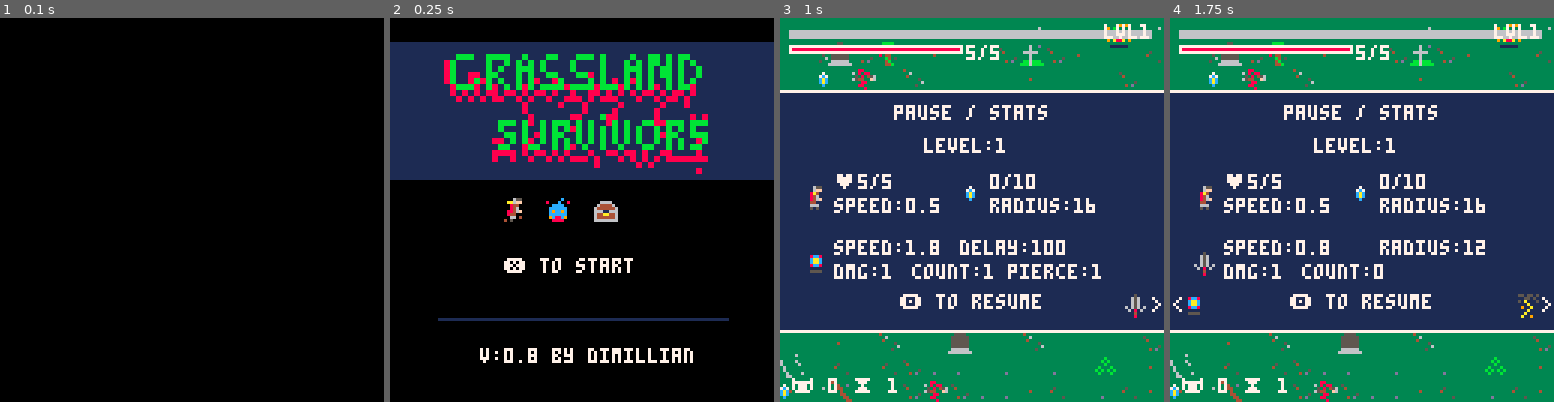
Above: before the commit, frames 1-4 (left to right).
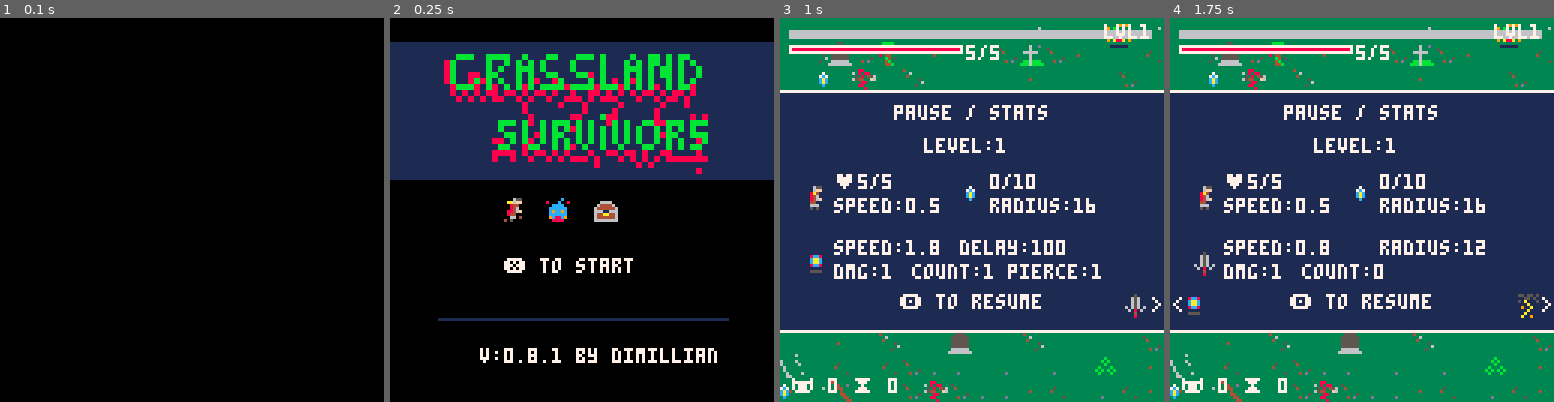
Above: after the commit, the same moments.

Repository: Dimillian/pico8-suvivor
Game: PICO-8 cartridge survivor.p8
Same seed, same stepped clock (60 frames per second), same inputs: the game is played once before the commit and once after it.
Inputs:
- Up to frame 1 (0.1 s): no input
- Up to frame 2 (0.25 s): no input
- Up to frame 3 (1 s): tap X (X key) at 0.33 s; tap O (Z key) at 0.7 s
- Up to frame 4 (1.75 s): tap X (X key) at 1.07 s; hold Right from 1.6 s (still down); tap O (Z key) at 1.7 s

Frame 1 is identical in both runs. In frame 2, 0.7% of the frame differs, in the area x 39-86%, y 85-90%; in frame 3, less than 0.1%; in frame 4, less than 0.1%.

Commit message:
Fix reset

Diff:
--- a/survivor.p8
+++ b/survivor.p8
@@ -4,7 +4,7 @@
 -- game & player
 game = {
 	name="grassland survivors",
-	version="0.8"
+	version="0.8.1"
 }
 
 player = {
@@ -25,10 +25,11 @@
 		self.health = 5
 		self.max_health=5
 		self.kills=0
+		self.time=0
 		self.weapons={ }
 		self.is_moving=false
 
-		self.grace_delay=25
+		self.grace_delay=15
 		self.grace_counter=0
 		self.grace_on=false
 
@@ -147,10 +148,12 @@
 		local hp_w = flr((self.health / self.max_health) * 59)
 		rectfill(x+4, y+10, x + hp_w, y + 10, 8)
 		print(self.health .. "/" .. self.max_health, x + 62, y + 9, 7)
-		print("🐱 " .. self.kills ..  " ⧗ " .. flr(time()),  x + 4 ,y + 120, 7)
+		print("🐱 " .. self.kills ..  " ⧗ " .. flr(self.time),  x + 4 ,y + 120, 7)
 	end,
 
 	update=function(self)
+		self.time += 1/60
+
 		self:update_movements()
 		self:update_grace()
 		self:update_level()
@@ -232,11 +235,7 @@
 			sfx(sfx_level_up)
 			self.xp = 0
 			self.level += 1
-			if self.level < 20 then
-				self.next_xp = self.next_xp + 5
-			else
-				self.next_xp = self.next_xp + 10
-			end
+			self.next_xp += (self.level < 20) and 5 or 10
 			state = state_lvl_up
 		end
 	end,
@@ -536,7 +535,7 @@
 	add_foe=function(self, player, is_boss)
 		local base_speed = 0.15
 		local speed = base_speed + (0.0010 * player.level)
-		local xp = 1 * ceil(player.level / 4)
+		local xp = rnd(1 * ceil(player.level / 3))
 		local sprites = {33, 35, 37, 39, 41, 43, 45, 59}
 		local sprite = flr(rnd(sprites))
 		local health = ceil(1 * (player.level / 3))
@@ -905,9 +904,6 @@
 	selected=1,
 
 	options = nil,
-	sword_options_added = false,
-	storm_options_added = false,
-	whip_options_added = false,
 
 	sword_options = {
 		{target="sword", name="radius", subtitle="+2% sword radius", sprite=49},
@@ -942,6 +938,10 @@
 			{target="world", name="curse", subtitle="+20% monsters spawn", sprite=21},
 			{target="whip", name="whip", subtitle="add a whip sriking both sides", sprite=56},
 		}
+
+		self.sword_options_added = false
+		self.storm_options_added = false
+		self.whip_options_added = false
 	end,
 
 	draw=function(self)
@@ -1106,7 +1106,7 @@
 		elseif option.target == "whip" then
 			if option.name == "whip" then
 				player.whip_on = true
-			elseif option.name == "delay" and player.storm_delay_x < 80 then
+			elseif option.name == "delay" and player.whip_delay_x < 80 then
 				player.whip_delay_x += 5
 			elseif option.name == "dmg" then
 				player.whip_damage += 1
@@ -1504,14 +1504,14 @@
 -- done: main menu and pause menu
 -- done: collision effect on monster hit
 __gfx__
-00000000000655000006550000065500000888000055500000555000005550000055500000005eeeeee5000000005eeeeee50000000000000000000000000000
-000000000006ff000006ff000aa6ff0000088800006660000066600000fff00000fff00000005eeeeee5000000005eeeeee50000000000000000000000000000
-00700700008a4000008a40000084400000888000068aa60006aa860006a886000688960000000585585000000000055555500000000000000000000000000000
-000770000084600008a4600000846000008880000f888a000a888f0006444f000f44460060066555555660060006658585566000000000000000000000000000
-0007700000846f00088466f008846f000088880008884f040f4888000f44480408444f0016066657756660060006665555666000000000000000000000000000
-00700700004400008844000008440000008800000884400040448800004448000844400416056666666660610005666776666000000000000000000000000000
-00000000006660000066600000660400008880000066600000666044006660004066600001666566666566106666656666656660000000000000000000000000
-00000000005050000400504040500000008080004050004004005000405004000000500000166566656661006116656665666116000000000000000000000000
+00000000000655000006550000065500000888000055500000555000005550000055500000005eeeeee5000000005eeeeee50000000000000000000000aaaa00
+000000000006ff000006ff000aa6ff0000088800006660000066600000fff00000fff00000005eeeeee5000000005eeeeee5000000000000000000000a9999a0
+00700700008a4000008a40000084400000888000068aa60006aa860006a8860006889600000005855850000000000555555000000000000000000000a9aaaa9a
+000770000084600008a4600000846000008880000f888a000a888f0006444f000f444600600665555556600600066585855660000000000000000000a9aaaa9a
+0007700000846f00088466f008846f000088880008884f040f4888000f44480408444f00160666577566600600066655556660000000000000000000a9aaaa9a
+007007000044000088440000084400000088000008844000404488000044480008444004160566666666606100056667766660000000000000000000a9aaaa9a
+0000000000666000006660000066040000888000006660000066604400666000406660000166656666656610666665666665666000000000000000000a9999a0
+00000000005050000400504040500000008080004050004004005000405004000000500000166566656661006116656665666116000000000000000000aaaa00
 00aaaa00000000000000000000000000006666000777777000000000000000000000000000166666666661006116666666666101000000000000000000000000
 0acccca00007000000070000006666000a0000a07000000700000000000000000000000008016566566661080001656656666100000000000000000000000000
 acc88cca007c7000007c70000644446060a00a067080080700000000000000000000000050016656666655508501665666665500000000000000000000000000
